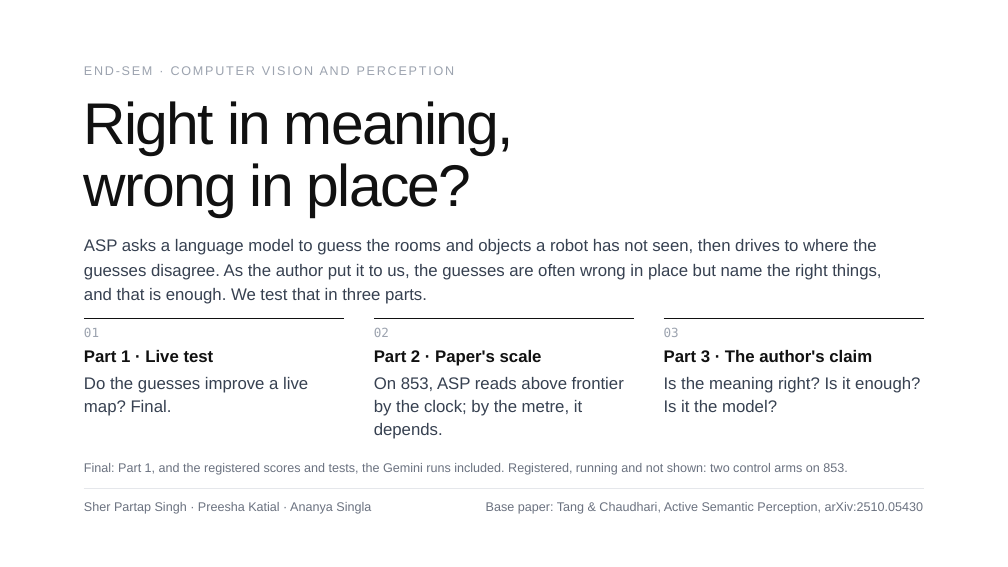
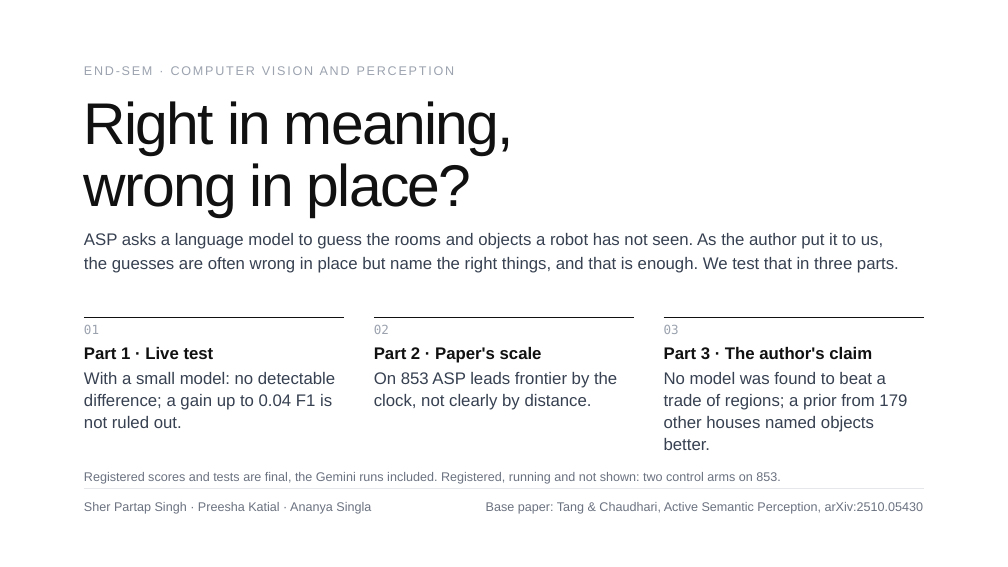
Before and after one commit to Sher110106/validity-aware-active-semantic-exploration, a slide deck: slide 1 of docs/endsem_2026-11/ASP_Endsem.pptx. Drawn at 1008x567 pixels with LibreOffice and Linux fonts; fonts in the diff are those of the drawing. Boxes give left, top, right and bottom in pixels: in the first picture for what was removed or moved away, otherwise in the second. Text is boxed around its words. In the diff, an @@ line names an element or a change of style, - is before the commit and + after.

```diff
--- a/docs/endsem_2026-11/ASP_Endsem.pptx
+++ b/docs/endsem_2026-11/ASP_Endsem.pptx
@@ text at [84, 233, 899, 273]: text changed @@
-ASP asks a language model to guess the rooms and objects a robot has not seen, then drives to where the guesses disagree. As the author put it to us, the guesses are often wrong in place but name the right things, and that is enough. We test that in three parts.
+ASP asks a language model to guess the rooms and objects a robot has not seen. As the author put it to us, the guesses are often wrong in place but name the right things, and that is enough. We test that in three parts.
@@ text at [84, 372, 335, 428]: text changed @@
-Do the guesses improve a live map? Final.
+With a small model: no detectable difference; a gain up to 0.04 F1 is not ruled out.
@@ text at [374, 372, 617, 410]: text changed @@
-On 853, ASP reads above frontier by the clock; by the metre, it depends.
+On 853 ASP leads frontier by the clock, not clearly by distance.
@@ text at [664, 372, 907, 450]: text changed @@
-Is the meaning right? Is it enough? Is it the model?
+No model was found to beat a trade of regions; a prior from 179 other houses named objects better.
@@ text at [84, 472, 780, 484]: text changed @@
-Final: Part 1, and the registered scores and tests, the Gemini runs included. Registered, running and not shown: two control arms on 853.
+Registered scores and tests are final, the Gemini runs included. Registered, running and not shown: two control arms on 853.
```
Also in this commit, not shown: 33 other slides changed, 2 slides added, 2 slides removed, 8 other files.
